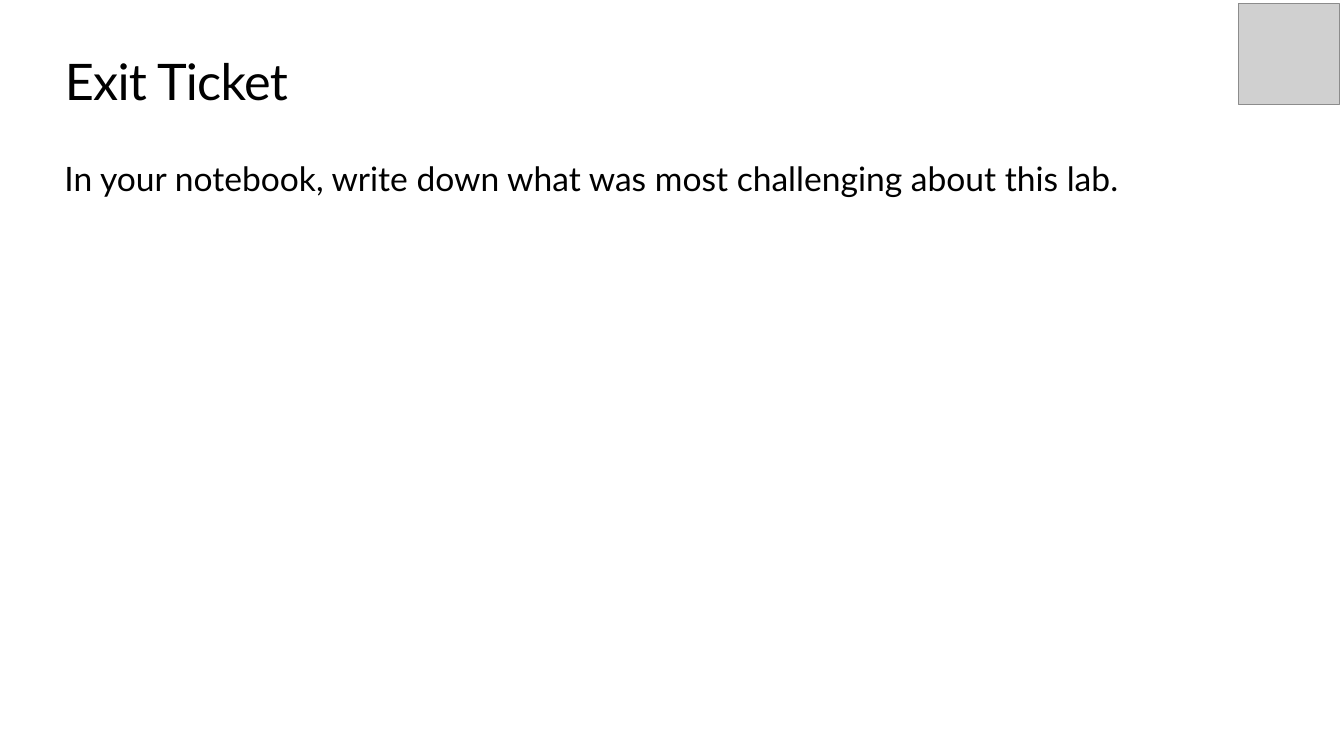
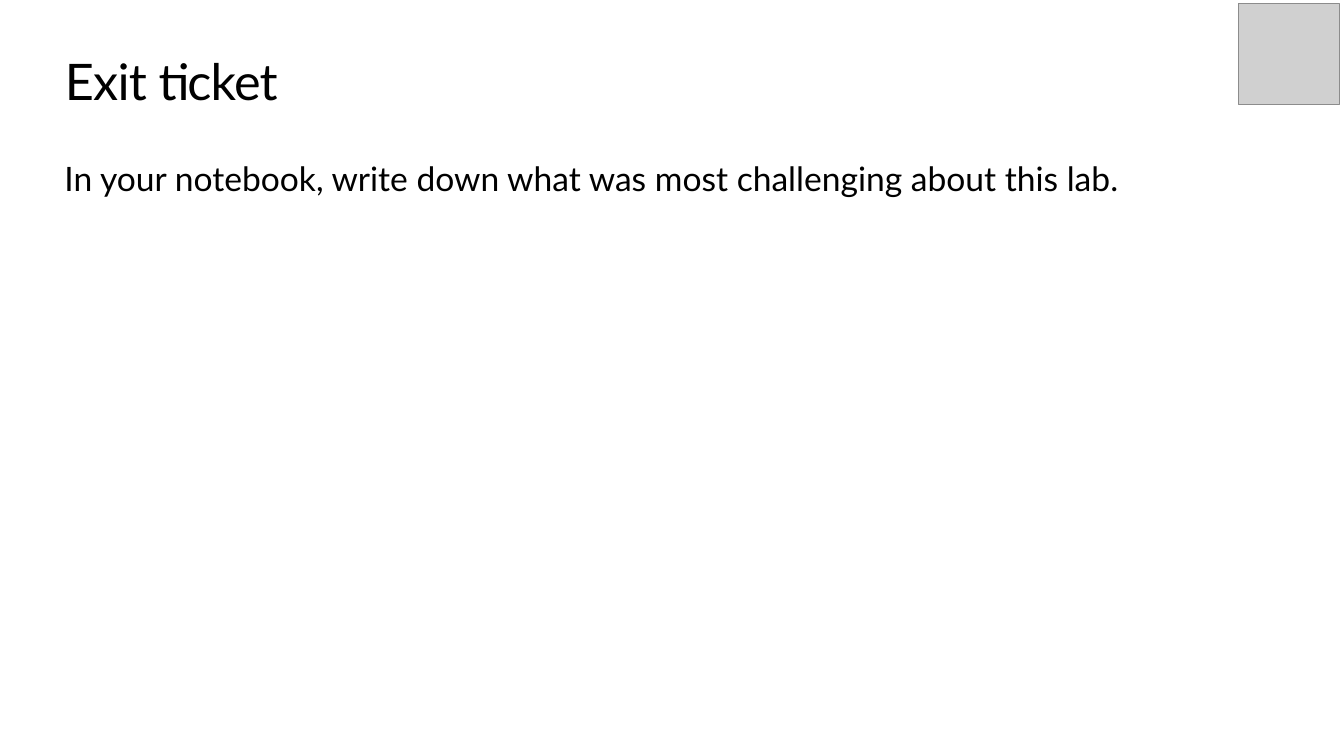
Before and after one commit to TEALSK12/introduction-to-computer-science, a slide deck: slide 10 of docs/slidedecks/TEALS SNAP 1.3.pptx. Drawn at 1344x756 pixels with LibreOffice and Linux fonts; fonts in the diff are those of the drawing; grey boxes stand for pictures; background and template pictures are left out. Boxes give left, top, right and bottom in pixels: in the first picture for what was removed or moved away, otherwise in the second. Text is boxed around its words. In the diff, an @@ line names an element or a change of style, - is before the commit and + after.

```diff
--- a/docs/slidedecks/TEALS SNAP 1.3.pptx
+++ b/docs/slidedecks/TEALS SNAP 1.3.pptx
@@ title at (x1=65, y1=63, x2=278, y2=101): text changed @@
-Exit Ticket
+Exit ticket
```
Also in this commit, not shown: 7 other slides changed, 16 other files.
